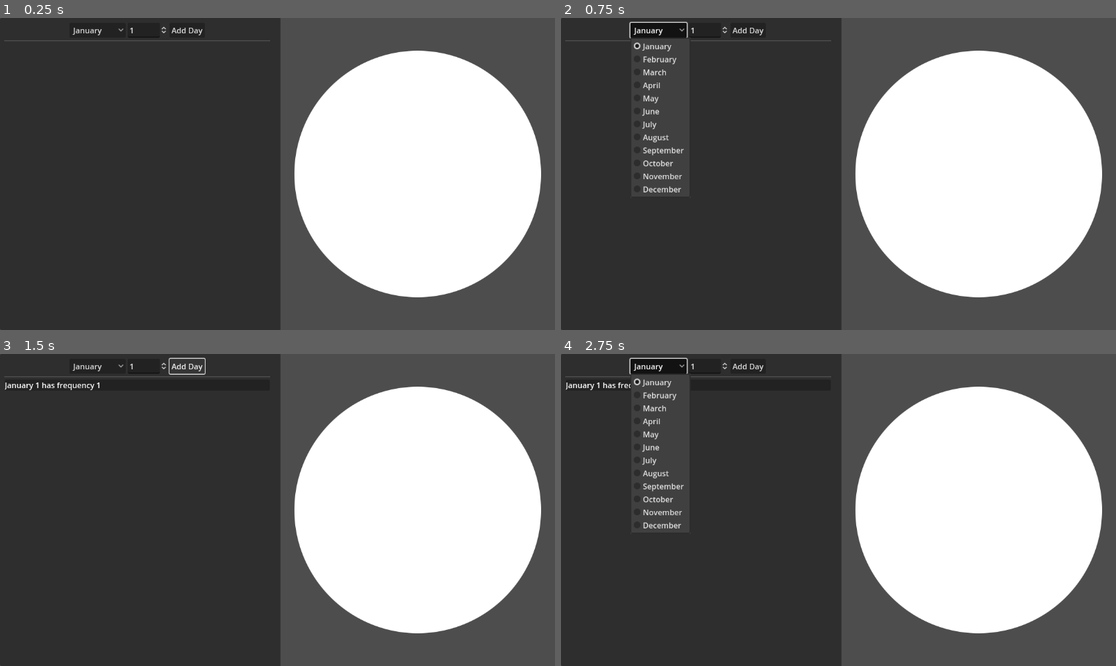
Above: before the commit, frames 1-4 (two rows, left to right).
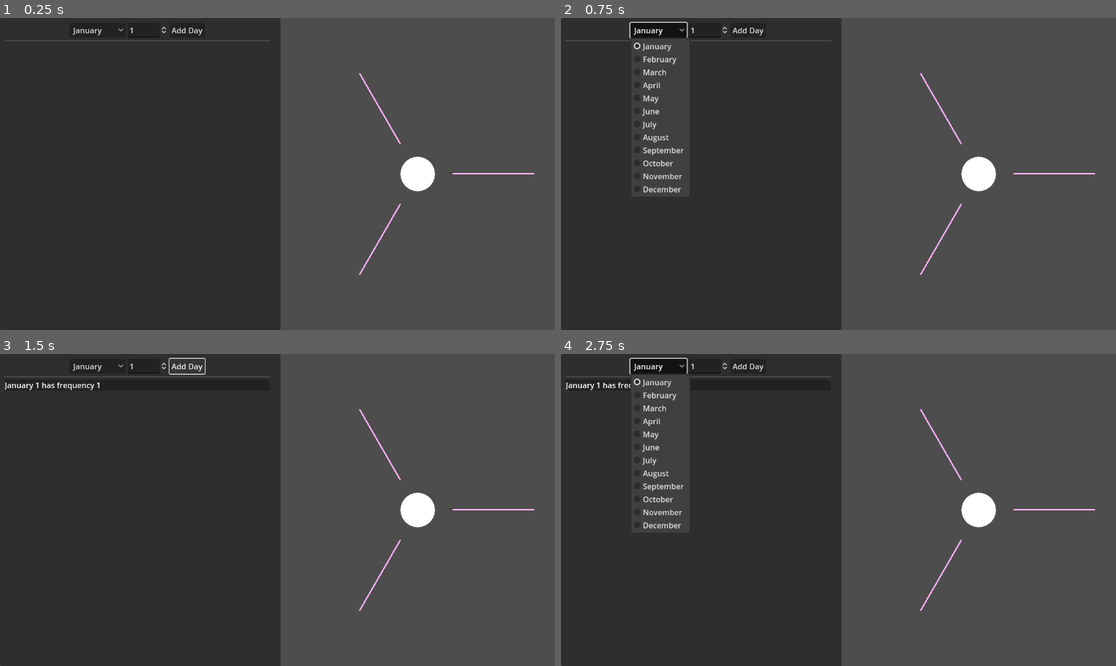
Above: after the commit, the same moments.

Repository: thecyberwraith/birthday-paradox
Game: Godot game, scene res://ui/main.tscn
Two runs of this game, one before a commit and one after it. Both use one fixed random seed, a clock stepped at 60 frames per second and the inputs below.
Inputs:
- Up to frame 1 (0.25 s): no input
- Up to frame 2 (0.75 s): click "January" at 0.5 s
- Up to frame 3 (1.5 s): click "Add Day" at 1.25 s
- Up to frame 4 (2.75 s): click "January" at 2 s

The runs differ from the first frame. In frame 1, 27% of the frame differs, in the area x 53-98%, y 10-90%; in frame 2, 27%; in frame 3, 27%; in frame 4, 27%.

Commit message:
Extracted constant calendar values. Partial commit of refactored fancy display.

Diff:
--- /dev/null
+++ b/data/CALENDAR.gd
@@ -0,0 +1,16 @@
+extends Node
+
+var Months: Array[Month] = [
+	Month.new("January", "JAN", 31, 1),
+	Month.new("February", "FEB", 29, 2),
+	Month.new("March", "MAR", 31, 3),
+	Month.new("April", "APR", 30, 4),
+	Month.new("May", "MAY", 31, 5),
+	Month.new("June", "JUN", 30, 6),
+	Month.new("July", "JUL", 31, 7),
+	Month.new("August", "AUG", 31, 8),
+	Month.new("September", "SEP", 30, 9),
+	Month.new("October", "OCT", 31, 10),
+	Month.new("November", "NOV", 30, 11),
+	Month.new("December", "DEC", 31, 12)
+]
--- a/data/month.gd
+++ b/data/month.gd
@@ -2,10 +2,10 @@
 
 class_name Month
 
-@export var max_days: int
-@export var name: String
-@export var abbr: String
-@export var ordinal: int
+var max_days: int
+var name: String
+var abbr: String
+var ordinal: int
 
 func _init(p_name = "MONTH", p_abbr = "Abbreviation", p_max = 30, p_ord = 0):
 	max_days = p_max
--- a/project.godot
+++ b/project.godot
@@ -15,6 +15,10 @@
 config/features=PackedStringArray("4.3", "Mobile")
 config/icon="res://icon.svg"
 
+[autoload]
+
+CALENDAR="*res://data/CALENDAR.gd"
+
 [rendering]
 
 renderer/rendering_method="mobile"
--- /dev/null
+++ b/ui/fancy_date_2d_scene.gd
@@ -0,0 +1,35 @@
+extends Node2D
+
+class_name FancyDate2DScene
+
+var radius: int:
+	set(value):
+		radius = value
+		_on_radius_changed()
+
+@onready var center: Sprite2D = $CenterCircle
+@onready var days: Node2D = $Days
+
+func _on_radius_changed() -> void:
+	var center_diameter = 0.25 * radius
+	var factor = center_diameter / center.texture.get_width()
+	center.scale.x = factor
+	center.scale.y = factor
+
+	for child in days.get_children():
+		child.queue_free()
+
+	var ray_length = 0.6 * radius
+
+	const DAYS = 3
+	for i in DAYS:
+		var ray = FancyDateDayRay.new(3, 3, ray_length)
+
+		var angle = 2*PI*i/DAYS
+		ray.rotate(angle)
+		ray.translate(Vector2.from_angle(angle) * radius * 0.25)
+
+		days.add_child(ray)
+
+func _ready() -> void:
+	_on_radius_changed()
--- a/ui/fancy_date_2d_scene.tscn
+++ b/ui/fancy_date_2d_scene.tscn
@@ -1,10 +1,15 @@
-[gd_scene load_steps=2 format=3 uid="uid://dto5552utxr65"]
+[gd_scene load_steps=3 format=3 uid="uid://dto5552utxr65"]
 
+[ext_resource type="Script" path="res://ui/fancy_date_2d_scene.gd" id="1_0wbq4"]
 [ext_resource type="Texture2D" uid="uid://deqxqmd3k36x8" path="res://images/circle.png" id="1_qanfj"]
 
 [node name="FancyDate2DScene" type="Node2D"]
+script = ExtResource("1_0wbq4")
 
-[node name="Sprite2D" type="Sprite2D" parent="."]
+[node name="Camera2D" type="Camera2D" parent="."]
+
+[node name="Days" type="Node2D" parent="."]
+modulate = Color(1, 0.688537, 0.98802, 1)
+
+[node name="CenterCircle" type="Sprite2D" parent="."]
 texture = ExtResource("1_qanfj")
-
-[node name="Camera2D" type="Camera2D" parent="Sprite2D"]
--- /dev/null
+++ b/ui/fancy_date_display.gd
@@ -0,0 +1,16 @@
+extends SubViewportContainer
+
+class_name FancyDateDisplay
+
+@onready var dateScene: FancyDate2DScene = $SubViewport/FancyDate2DScene
+
+func _ready() -> void:
+	var set_radius: Callable = func ():
+		dateScene.radius = min(size.x, size.y) / 2.0
+
+	set_radius.call()
+
+	connect("resized", set_radius)
+
+func populate_days(days: Array[Day]) -> void:
+	pass
--- a/ui/fancy_date_display.tscn
+++ b/ui/fancy_date_display.tscn
@@ -1,8 +1,9 @@
-[gd_scene load_steps=2 format=3 uid="uid://dve2x8ggntrwi"]
+[gd_scene load_steps=3 format=3 uid="uid://dve2x8ggntrwi"]
 
+[ext_resource type="Script" path="res://ui/fancy_date_display.gd" id="1_iaato"]
 [ext_resource type="PackedScene" uid="uid://dto5552utxr65" path="res://ui/fancy_date_2d_scene.tscn" id="1_ynoq6"]
 
-[node name="SubViewportContainer" type="SubViewportContainer"]
+[node name="FancyDateDisplay" type="SubViewportContainer"]
 anchors_preset = 15
 anchor_right = 1.0
 anchor_bottom = 1.0
@@ -10,6 +11,7 @@
 grow_vertical = 2
 size_flags_horizontal = 3
 stretch = true
+script = ExtResource("1_iaato")
 
 [node name="SubViewport" type="SubViewport" parent="."]
 disable_3d = true
--- a/ui/main.gd
+++ b/ui/main.gd
@@ -1,19 +1,4 @@
 extends Control
-
-var MONTHS: Array[Month] = [
-	Month.new("January", "JAN", 31, 1),
-	Month.new("February", "FEB", 29, 2),
-	Month.new("March", "MAR", 31, 3),
-	Month.new("April", "APR", 30, 4),
-	Month.new("May", "MAY", 31, 5),
-	Month.new("June", "JUN", 30, 6),
-	Month.new("July", "JUL", 31, 7),
-	Month.new("August", "AUG", 31, 8),
-	Month.new("September", "SEP", 30, 9),
-	Month.new("October", "OCT", 31, 10),
-	Month.new("November", "NOV", 30, 11),
-	Month.new("December", "DEC", 31, 12)
-]
 
 var days: Array[Day] = []
 
@@ -22,22 +7,23 @@
 @onready var add_button: Button = $PanelContainer/HSplitContainer/MarginContainer/VBoxContainer/HBoxContainer/AddNewDayButton
 
 @onready var frequencyTable: FrequencyTable = $PanelContainer/HSplitContainer/MarginContainer/VBoxContainer/ScrollContainer/FrequencyTable
+@onready var fancyDisplay: FancyDateDisplay = $PanelContainer/HSplitContainer/FancyDateDisplay
 
 func _ready() -> void:
 	month_option.connect("item_selected", _month_selected)
 	add_button.connect("pressed", _day_added)
 
-	for i in MONTHS.size():
-		month_option.add_item(MONTHS[i].name, i)
+	for i in CALENDAR.Months.size():
+		month_option.add_item(CALENDAR.Months[i].name, i)
 
 	month_option.select(0)
 	_month_selected(0)
 
 func _month_selected(idx: int) -> void:
-	day_option.max_value = MONTHS[idx].max_days
+	day_option.max_value = CALENDAR.Months[idx].max_days
 
 func _day_added() -> void:
-	var day = Day.new(MONTHS[month_option.selected], int(day_option.value))
+	var day = Day.new(CALENDAR.Months[month_option.selected], int(day_option.value))
 	days.append(day)
 
 	frequencyTable.populate_data(days)
--- a/ui/main.tscn
+++ b/ui/main.tscn
@@ -64,5 +64,5 @@
 [node name="FrequencyTable" parent="PanelContainer/HSplitContainer/MarginContainer/VBoxContainer/ScrollContainer" instance=ExtResource("2_etiki")]
 layout_mode = 2
 
-[node name="SubViewportContainer" parent="PanelContainer/HSplitContainer" instance=ExtResource("1_18po4")]
+[node name="FancyDateDisplay" parent="PanelContainer/HSplitContainer" instance=ExtResource("1_18po4")]
 layout_mode = 2
